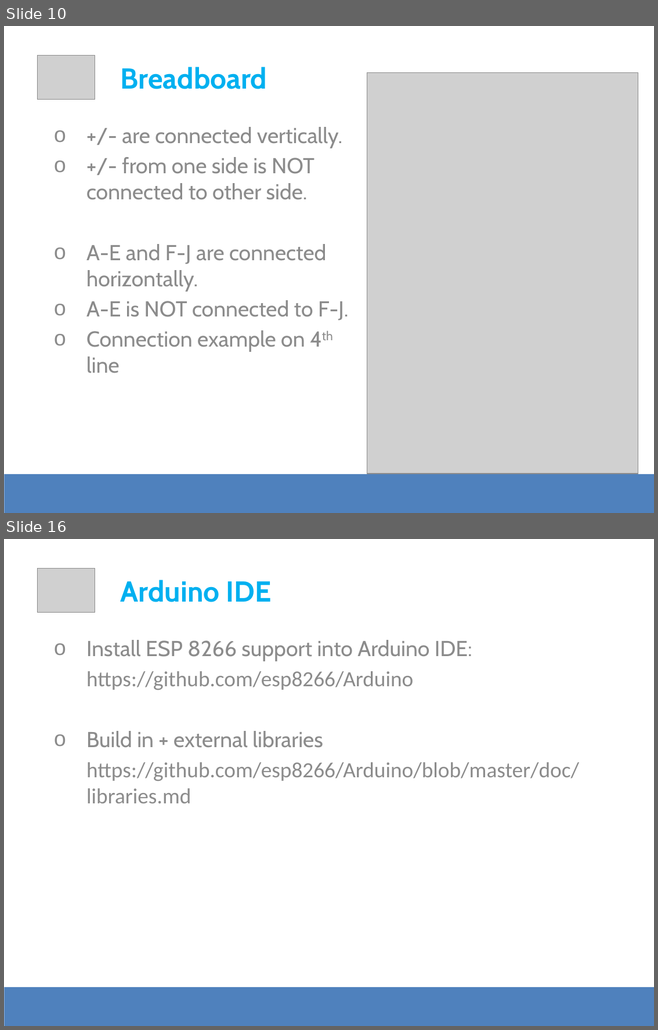
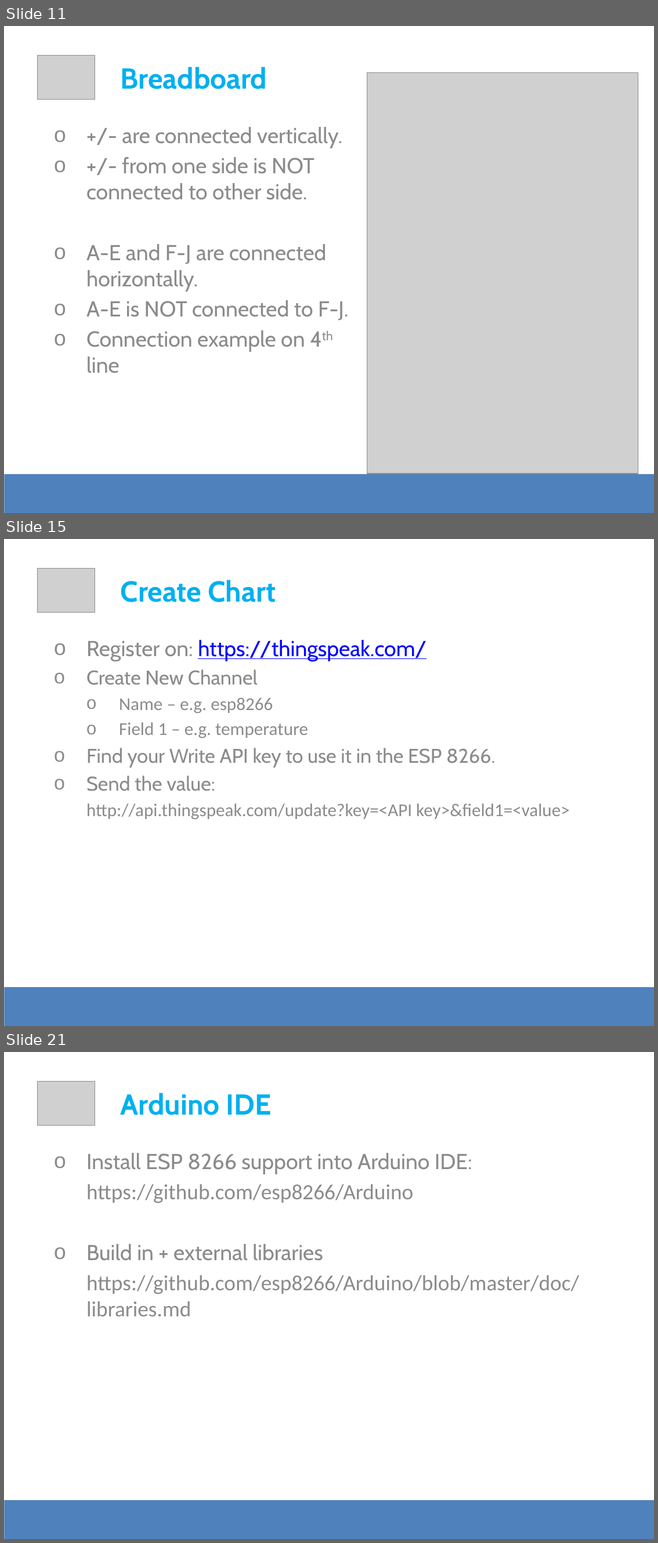
Before and after one commit to apolo-11/es-workshop-esp8266, a slide deck: DevSession - ESP8266.pptx. Shown one above the other, each under a label of ours: slides 10 and 16 before the commit, slides 11, 15 and 21 after it; the slides between them are not shown. The pictures are 658x1030 and 658x1543 pixels, drawn with LibreOffice and Linux fonts; fonts in the diff are those of the drawing; grey boxes stand for pictures. Boxes give left, top, right and bottom in pixels: in the first picture for what was removed or moved away, otherwise in the second. Text is boxed around its words. In the diff, an @@ line names an element or a change of style, - is before the commit and + after.

```diff
--- a/DevSession - ESP8266.pptx
+++ b/DevSession - ESP8266.pptx
@@ slide 15 added at box(4, 539, 654, 1026), background #FFFFFF @@
@@ picture added at box(37, 568, 95, 613) @@
@@ text added at box(121, 580, 276, 602), 32 pt, text #00B0F0, bold @@
+Create Chart
@@ text added at box(86, 640, 570, 819), 20 pt, text #8C8C8C @@
+o Register on: https://thingspeak.com/
+o Create New Channel
+  o Name – e.g. esp8266
+  o Field 1 – e.g. temperature
+o Find your Write API key to use it in the ESP 8266.
+o Send the value:
+  http://api.thingspeak.com/update?key=<API key>&field1=<value>
@@ rectangle added at box(4, 987, 654, 1026), fill #4F81BD @@
@@ what was slide 10 is now slide 11 @@
@@ what was slide 16 is now slide 21 @@
```
Also in this commit, not shown: 3 slides changed, 9 other slides added, 4 slides removed, 3 other files.
